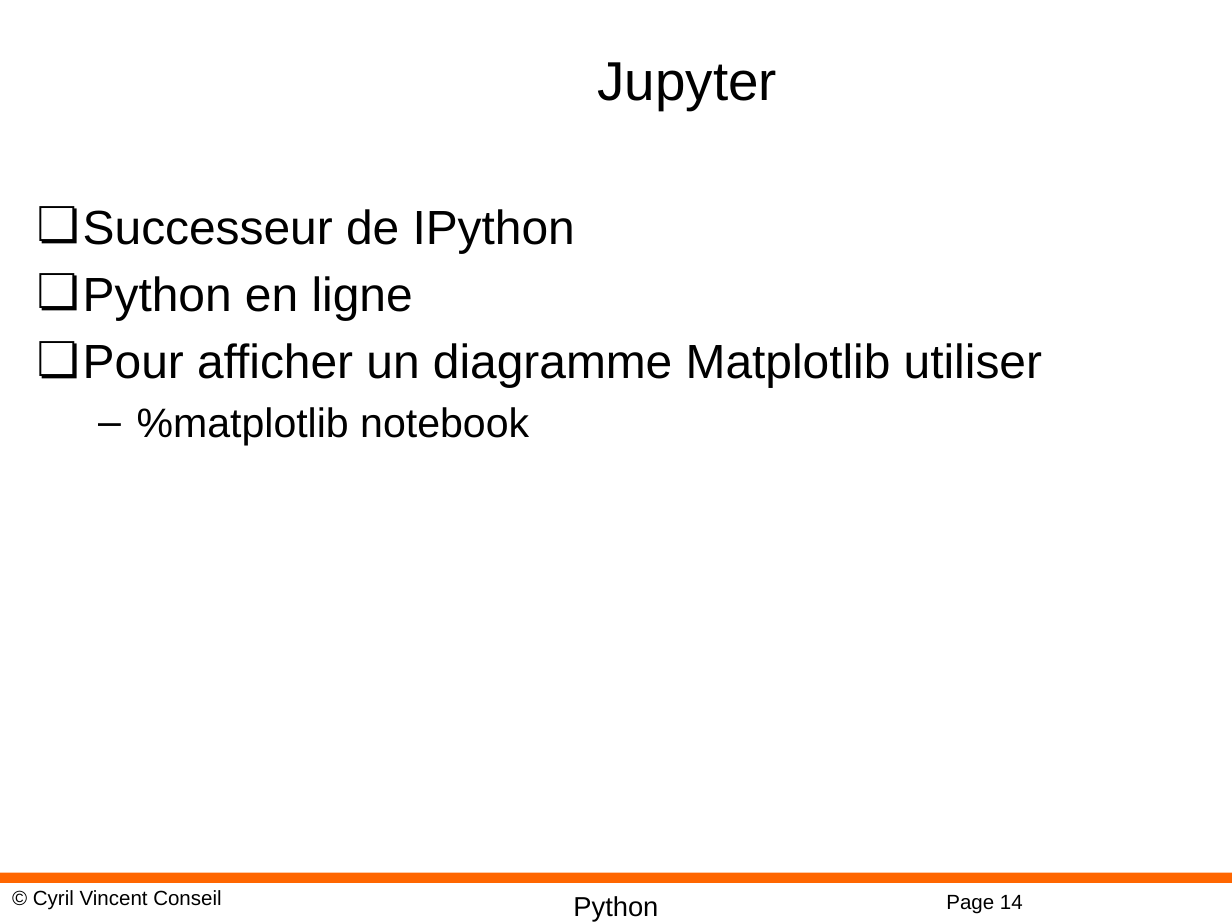
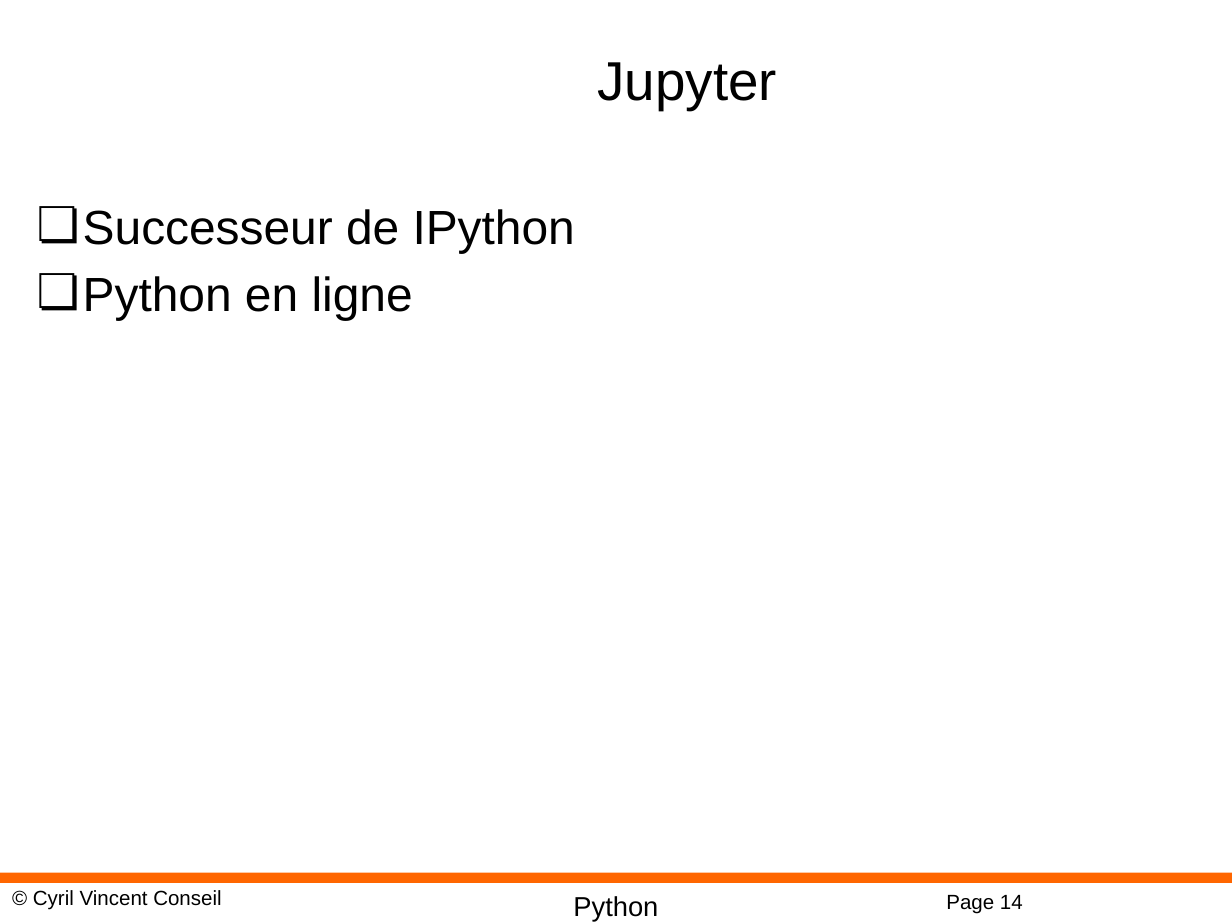
Before and after one commit to cyrilvincent/math, a slide deck: slide 14 of ppt/PythonMath05-MatPlotLib.pptx. Drawn at 1232x924 pixels with LibreOffice and Linux fonts; fonts in the diff are those of the drawing; background and template pictures are left out. Boxes give left, top, right and bottom in pixels: in the first picture for what was removed or moved away, otherwise in the second. Text is boxed around its words. In the diff, an @@ line names an element or a change of style, - is before the commit and + after.

```diff
--- a/ppt/PythonMath05-MatPlotLib.pptx
+++ b/ppt/PythonMath05-MatPlotLib.pptx
@@ text at [83,343,1042,445]: paragraphs removed @@
-❏ Pour afficher un diagramme Matplotlib utiliser
-  – %matplotlib notebook
```
Also in this commit, not shown: 4 other files.
